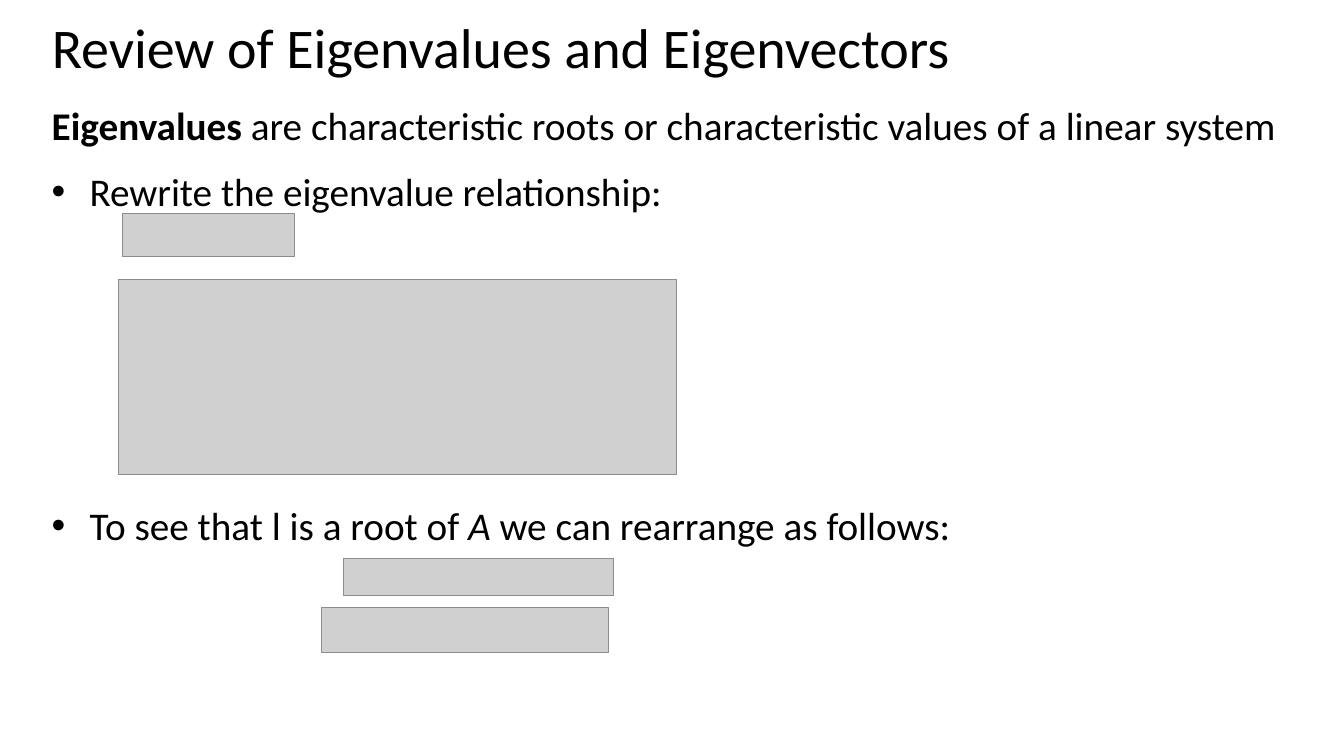
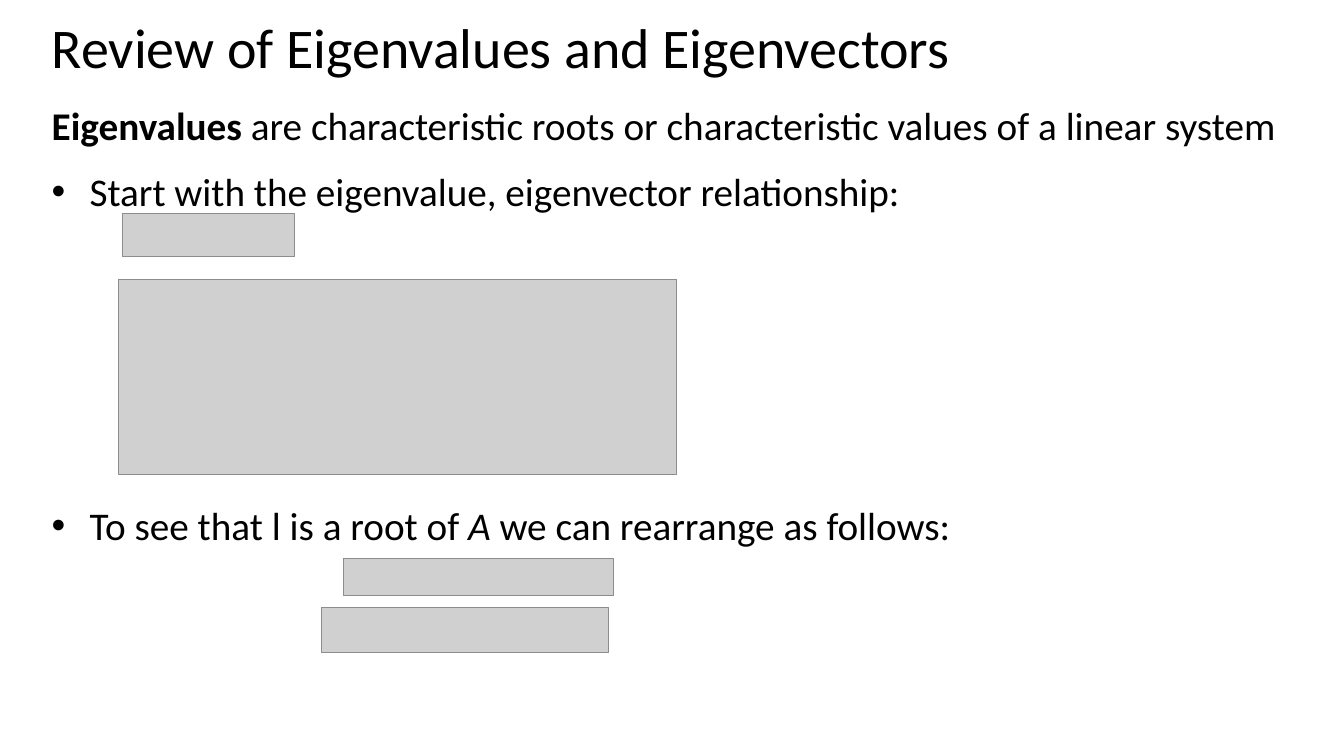
Before and after one commit to StephenElston/CSCI-E-108, a slide deck: slide 50 of slides/6_IntroductionToClustering.pptx. Drawn at 1344x756 pixels with LibreOffice and Linux fonts; fonts in the diff are those of the drawing; grey boxes stand for pictures. Boxes give left, top, right and bottom in pixels: in the first picture for what was removed or moved away, otherwise in the second. Text is boxed around its words. In the diff, an @@ line names an element or a change of style, - is before the commit and + after.

```diff
--- a/slides/6_IntroductionToClustering.pptx
+++ b/slides/6_IntroductionToClustering.pptx
@@ text at <box>90,178,900,217</box>: text changed @@
-• Rewrite the eigenvalue relationship:
+• Start with the eigenvalue, eigenvector relationship:
```
Also in this commit, not shown: 3 other slides changed.
